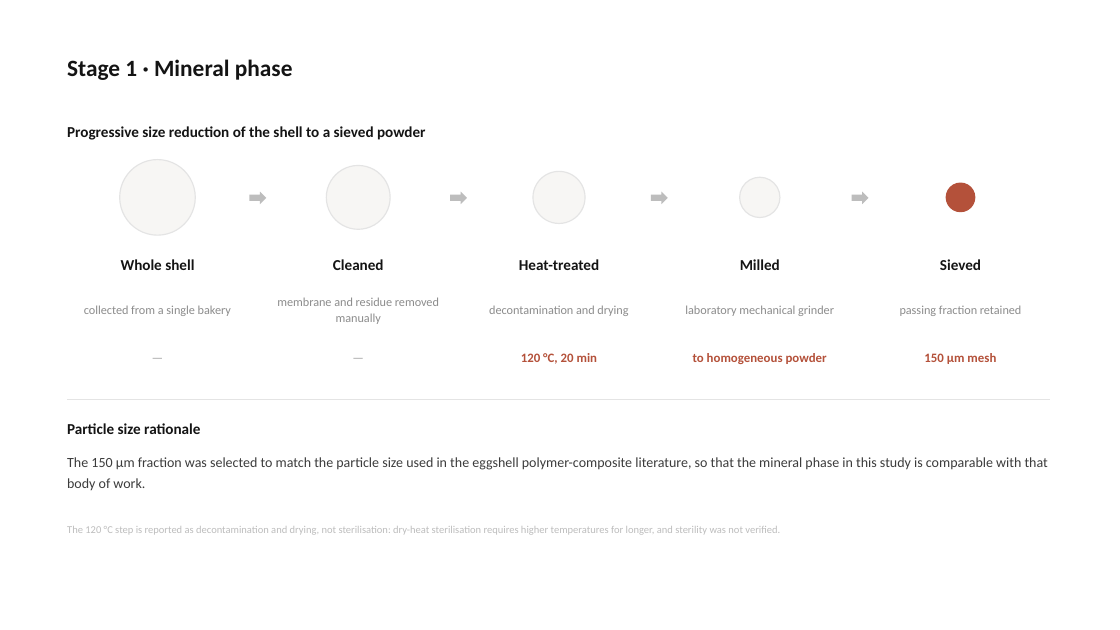
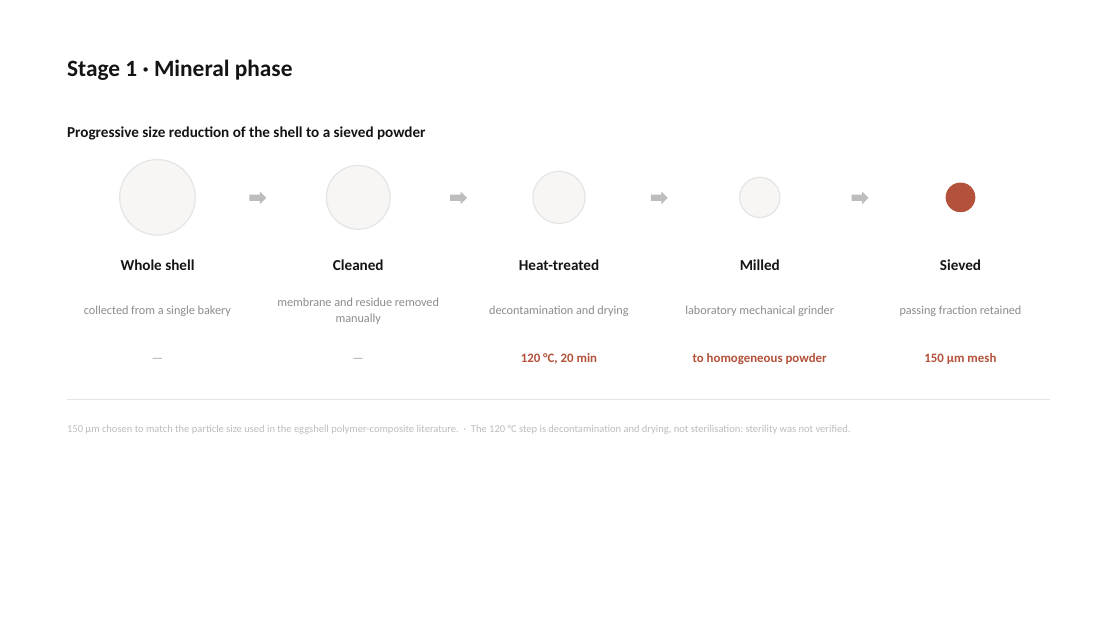
Before and after one commit to bunal91/sanat-ve-mekan, a slide deck: slide 11 of konferans-bildirisi/06-sunum/ICSMMEP26_Presentation_Unal.pptx (slide 12 before the commit). Drawn at 1120x630 pixels with LibreOffice and Linux fonts; fonts in the diff are those of the drawing. Boxes give left, top, right and bottom in pixels: in the first picture for what was removed or moved away, otherwise in the second. Text is boxed around its words. In the diff, an @@ line names an element or a change of style, - is before the commit and + after.

```diff
--- a/konferans-bildirisi/06-sunum/ICSMMEP26_Presentation_Unal.pptx
+++ b/konferans-bildirisi/06-sunum/ICSMMEP26_Presentation_Unal.pptx
@@ text at (x1=67, y1=425, x2=851, y2=434): text changed; size 13 to 9 pt; text colour #141414 to #BDBDBD; bold off @@
-Particle size rationale
+150 µm chosen to match the particle size used in the eggshell polymer-composite literature. · The 120 °C step is decontamination and drying, not sterilisation: sterility was not verified.
@@ text "150 µm chosen to match ..." at (x1=67, y1=425, x2=851, y2=434): vertical alignment middle to top @@
@@ text removed at (x1=67, y1=457, x2=1048, y2=490) @@
-The 150 µm fraction was selected to match the particle size used in the eggshell polymer-composite literature, so that the mineral phase in this study is comparable with that body of work.
@@ text removed at (x1=67, y1=526, x2=780, y2=535) @@
-The 120 °C step is reported as decontamination and drying, not sterilisation: dry-heat sterilisation requires higher temperatures for longer, and sterility was not verified.
```
Also in this commit, not shown: 22 other slides changed, 1 slide removed, 6 other files.
